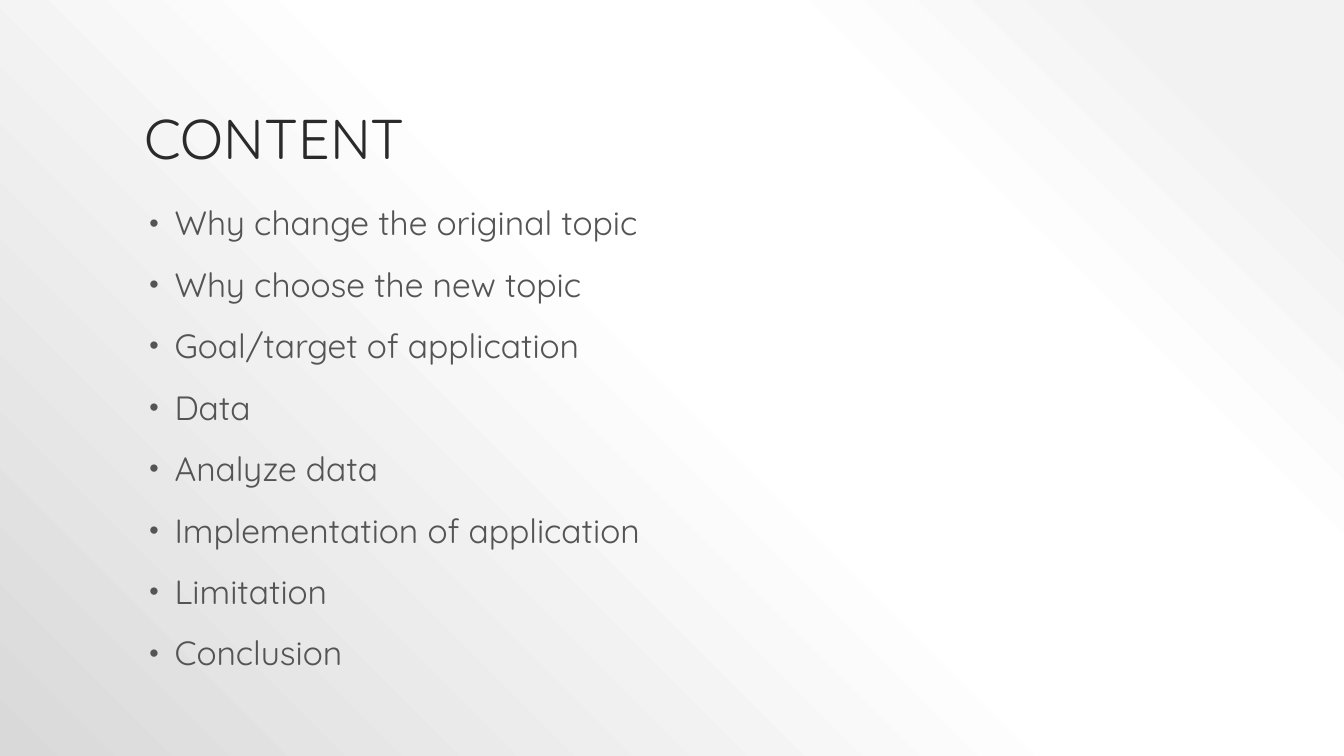
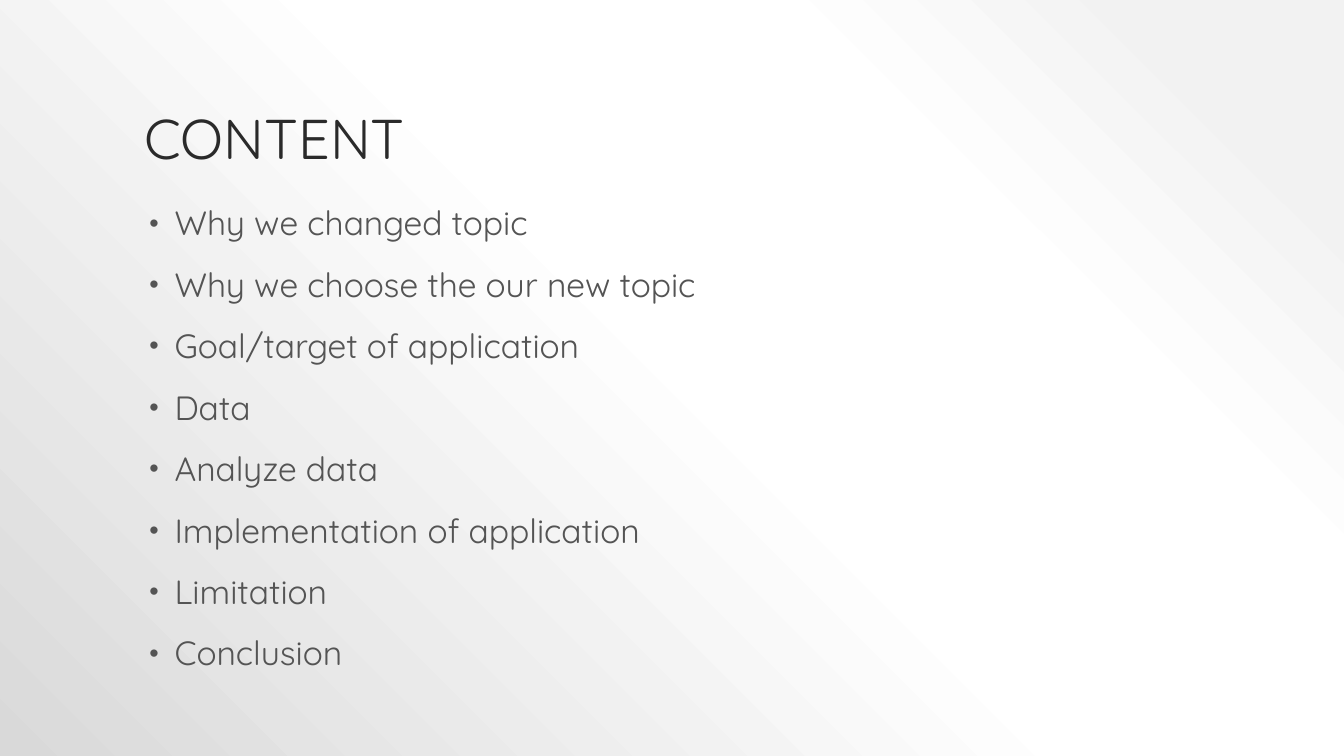
Before and after one commit to sg4g17/Cycle-to-Work, a slide deck: slide 2 of Predictors for the ratio of dollar and pound.pptx. Drawn at 1344x756 pixels with LibreOffice and Linux fonts; fonts in the diff are those of the drawing. Boxes give left, top, right and bottom in pixels: in the first picture for what was removed or moved away, otherwise in the second. Text is boxed around its words. In the diff, an @@ line names an element or a change of style, - is before the commit and + after.

```diff
--- a/Predictors for the ratio of dollar and pound.pptx
+++ b/Predictors for the ratio of dollar and pound.pptx
@@ text at (175,210,696,304): text changed @@
-• Why change the original topic
-• Why choose the new topic
+• Why we changed topic
+• Why we choose the our new topic
```
Also in this commit, not shown: 7 other slides changed.
